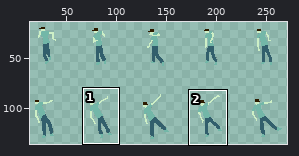
Edited in one commit: sprite sheet (Assets/Textures/Sprites/player_attack1.png). The first picture is a wide view before the edit; the outline marks the close-up.
Close-up. The starting point:
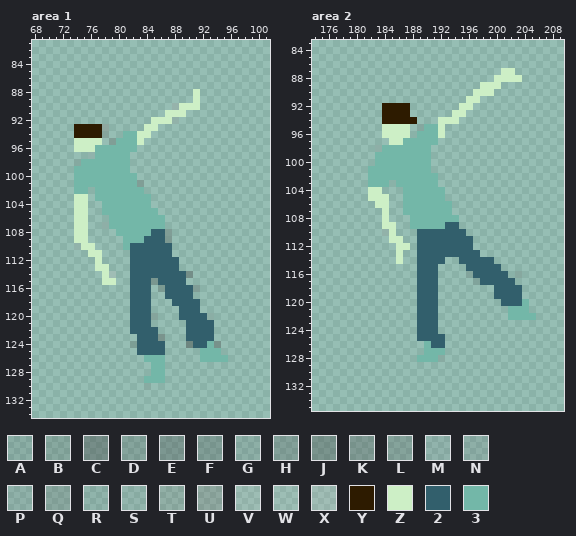
The file is 275x146 pixels. Pixels under 10% opacity are left out. Colours within 5 levels of each other are drawn and written as one. Shown: area 1: x 68..101, y 81..134; area 2: x 174..209, y 83..135. The wide view leaves out empty margins. The commit also changed other parts of the picture, which this record leaves out.
Palette (. is transparent): A #3a3a3a1f  B #3d37372a  C #3d373a5c  D #3d383832  E #3e373b4a  F #3d39393f  G #4037371c  H #40373b38  J #3f393951  K #47404348  L #4b46463a  M #624e621a  N #5e575e26  P #60586020  Q #5f5b5b3b  R #5e5e5e1b  S #7c7c7c21  T #682f2f1b  U #6c333328  V #d9b3b31b  W #d9bdbd1b  X #ddbaba25  Y #2d1b00  Z #cdefc6  2 #325f6c  3 #73b7a8
Pixels before, area 1, first column x 74:
 88 .................Z....
 89 .................Z....
 90 ..............XZZZ....
 91 .............ZZZ......
 92 ...........ZZZV.......
 93 YYYYU.....ZZ..........
 94 YYYYT..33ZZ...........
 95 ZZZZ.Q333Z............
 96 ZZZ333333.............
 97 ..M33333..............
 98 R3333333..............
 99 33333333..............
100 333333333.............
101 333333333Q............
102 33.3333333............
103 ZZ.33333333...........
104 ZZ..3333333...........
105 ZZ..33333333..........
106 ZZ...33333333.........
107 ZZ..N33333333.........
108 ZZ....3333322F........
109 ZZ.....333222L........
110 WZZ....3222222........
111 ..ZZ....222222........
112 ...Z....2222222.......
113 ...ZZ...2222222.......
114 ....ZX..22222222E.....
115 ....ZZ..222H2222......
116 ........222.D2222F....
117 ........222..2222.....
118 ........222...2222....
119 ........222....222....
120 ........222D...2222A..
121 ........222.....2222..
122 ........2222....2222..
123 .........222J...2222..
124 ........B2222...C223K.
125 .........2222.....333.
126 ..........333.....3333
127 ...........33.........
128 ...........33.........
129 ..........333.........
130 ..........S...........
Pixels before, area 2, first column x 182:
 87 ...................ZZ...
 88 ..................ZZZZ..
 89 ................ZZZ.....
 90 ...............ZZZ......
 91 ..............ZZ........
 92 ..YYYY.......ZZ.........
 93 ..YYYY......ZZ..........
 94 ..YYYYY...ZZZ...........
 95 ..ZZZZ.P33Z.............
 96 ..ZZZZ.333Z.............
 97 ...ZZ33333..............
 98 .N3333333...............
 99 .33333333...............
100 .33333333...............
101 333333333...............
102 3333333333..............
103 333.333333..............
104 ZZ...333333.............
105 ZZZ..333333.............
106 .ZZ..3333333............
107 ..Z..3333333............
108 ..Z...3333333...........
109 ..ZZ..3333322...........
110 ..VZ...2222222..........
111 ...ZZ..22222222.........
112 ....ZZ.22222222.........
113 ....Z..222222222........
114 ....Z..2222..22222......
115 .......222....22222.....
116 .......222....G22222.B..
117 .......222.....A22222...
118 .......222........2222..
119 .......222........2222..
120 .......222.........2223.
121 .......222..........333.
122 .......222..........3333
123 .......222..............
124 .......222..............
125 .......2222.............
126 ........322.............
127 ........333.............
128 .......333S.............
Once edited:
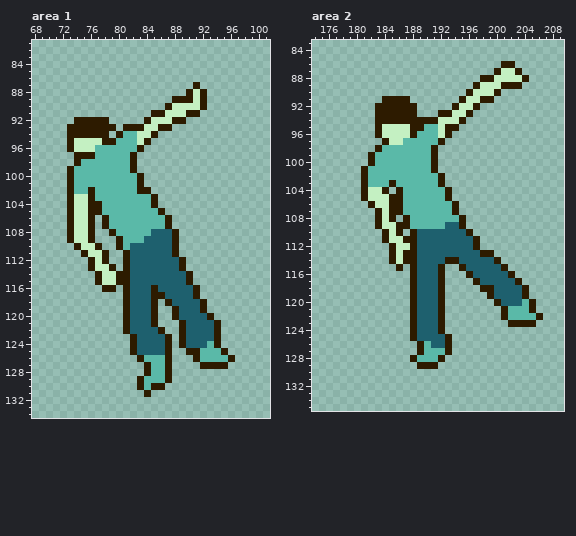
Edits made:
colour 2: #325f6c -> #1e606e
colour 3: #73b7a8 -> #5ab9a8
colour Z: #cdefc6 -> #c4f0c2
Changed rows in their new state; - is a pixel that keeps its letter.
Area 1:
first column x 73:
 87 ------------------Y-----
 88 -----------------Y-Y----
 89 ---------------YYY-Y----
 90 --------------YZ---Y----
 91 ------------YY---YY-----
 92 -YYYYY-----Y---YY-------
 93 Y----YY-YYY--YY---------
 94 Y----Y-Y----Y-----------
 95 Y----YY----Y------------
 96 Y---------Y-------------
 97 -YYY-----Y--------------
 98 -Y-------Y--------------
 99 Y--------Y--------------
100 Y---------Y-------------
101 Y---------Y-------------
102 Y--Y------YY------------
103 Y--Y--------Y-----------
104 Y--YY-------Y-----------
105 Y--YY--------Y----------
106 Y--Y-Y--------Y---------
107 Y--Y-Y--------Y---------
108 Y--Y--Y-------2Y--------
109 Y--Y---Y------2Y--------
110 -Y--Y--Y-------Y--------
111 --Y--Y--Y------Y--------
112 ---Y-Y--Y-------Y-------
113 ---Y--Y-Y-------Y-------
114 ----Y-ZYY--------Y------
115 ----Y--YY---2----Y------
116 -----YY-Y---Y2----Y-----
117 --------Y---YY----Y-----
118 --------Y---Y-Y----Y----
119 --------Y---Y--Y---Y----
120 --------Y---Y--Y----Y---
121 --------Y---Y---Y----Y--
122 --------Y----Y--Y----Y--
123 ---------Y---2Y-Y----Y--
124 ---------Y----Y-Y2---Y--
125 ---------Y----Y--YY---Y-
126 ----------Y---Y---Y----Y
127 -----------Y--Y----YYYY-
128 -----------Y--Y---------
129 ----------Y---Y---------
130 ----------Y3YY----------
131 -----------Y------------
Area 2:
first column x 181:
 86 --------------------YY----
 87 -------------------Y--Y---
 88 -----------------YY----Y--
 89 ----------------Y---YYY---
 90 ---------------Y---Y------
 91 ---YYYY-------Y--YY-------
 92 --Y----Y-----Y--Y---------
 93 --Y----Y---YY--Y----------
 94 --Y-----YYY---Y-----------
 95 --Y----YY---YY------------
 96 --Y----Y----Y-------------
 97 ---Y-------Y--------------
 98 --Y-------Y---------------
 99 -Y--------Y---------------
100 -Y--------Y---------------
101 Y---------Y---------------
102 Y----------Y--------------
103 Y---Y------Y--------------
104 Y--Y-Y------Y-------------
105 Y---YY------Y-------------
106 -Y--YY-------Y------------
107 --Y-YY-------Y------------
108 --Y-Y-Y-------Y-----------
109 --Y--YY-------Y-----------
110 ---Y-Y-Y-------Y----------
111 ---Y--YY--------Y---------
112 ----Y--Y--------Y---------
113 ----Y-YY---------YY-------
114 ----Y-YY----YY-----Y------
115 -----Y-Y---Y--Y-----Y-----
116 -------Y---Y---Y-----Y.---
117 -------Y---Y----Y-----Y---
118 -------Y---Y-----YY----Y--
119 -------Y---Y------Y----Y--
120 -------Y---Y-------Y----Y-
121 -------Y---Y--------Y---Y-
122 -------Y---Y--------Y----Y
123 -------Y---Y---------YYYY-
124 -------Y---Y--------------
125 -------Y----Y-------------
126 --------Y---Y-------------
127 --------Y---Y-------------
128 -------Y---Y--------------
129 --------YYY---------------
Boxes around the changes in both close-ups, in picture pixels (x1, y1, x2, y2):
changed: (67, 82, 235, 397)
changed: (361, 61, 543, 369)
